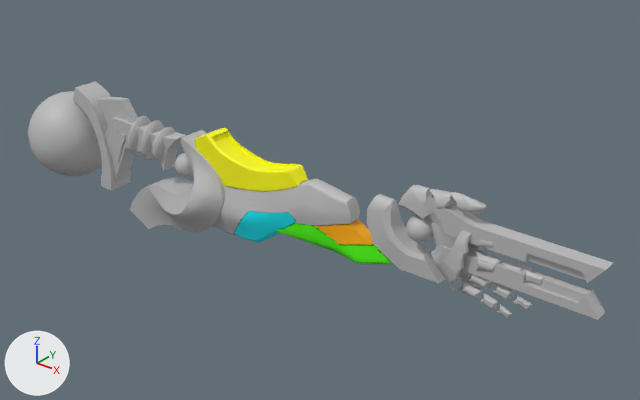
Before and after pictures for a commit that changed the FBX model Ole/3D Assets/GunArm/GunArmSkeletalMeshUpdatedUV.fbx.
Both versions are drawn from a camera (50 mm lens) standing at (0.835, -0.579, 0.385) and looking at (0.342, 0.038, 0.003). Every picture has the same lights, and +X, +Y and +Z are marked at lower left. Where no turn or scale is listed for an object, it has been applied to the vertices. Vertices at the same position are counted once.

The first picture shows 'WholeArm'.
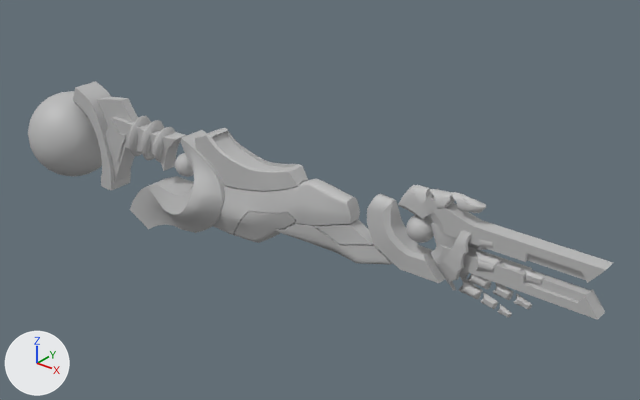
What differs and where, as boxes (x1, y1, x2, y2) in the pictures (640 x 400 px):
part 1 of me_mesh, recoloured (yellow to grey)
    both: (195, 128, 308, 192)
part 2 of me_mesh, recoloured (cyan to grey)
    both: (234, 211, 296, 243)
part 3 of me_mesh, recoloured (orange to grey)
    both: (315, 220, 373, 245)
part 4 of me_mesh, recoloured (green to grey)
    both: (275, 221, 392, 265)

Edits to the bpy script that builds the scene:
```text
Add mat_barrels:
    mat_barrels = principled_material('Barrels')
    mat_barrels.base_color = (0.5, 0.5, 0.5)  # grey #bcbcbc
Add mat_scope1:
    mat_scope1 = principled_material('Scope1')
    mat_scope1.base_color = (0.5, 0.5, 0.5)  # grey #bcbcbc
Change me_mesh:
    where me_mesh.from_pydata(...)  # 6701 vertices, 7070 faces; spans x -0.05..0.646, y -0.05..0.05, z -0.08..0.076
    used by ob_wholearm; location = (0.0, 0.0, 0.0)
    me_mesh part 1: all 180 faces that had it switch from mat_yellow (yellow #fffd00) to mat_lambert1 (grey #bcbcbc)
    me_mesh part 2: all 199 faces that had it switch from mat_blue7 (cyan #00f2ff) to mat_lambert1 (grey #bcbcbc)
    me_mesh part 3: all 22 faces that had it switch from mat_orange (orange #ffaf00) to mat_lambert1 (grey #bcbcbc)
    me_mesh part 4: all 151 faces that had it switch from mat_green (green #51ff00) to mat_lambert1 (grey #bcbcbc)
    add me_mesh.materials.append(mat_barrels)  # grey #bcbcbc
    add me_mesh.materials.append(mat_scope1)  # grey #bcbcbc
```
